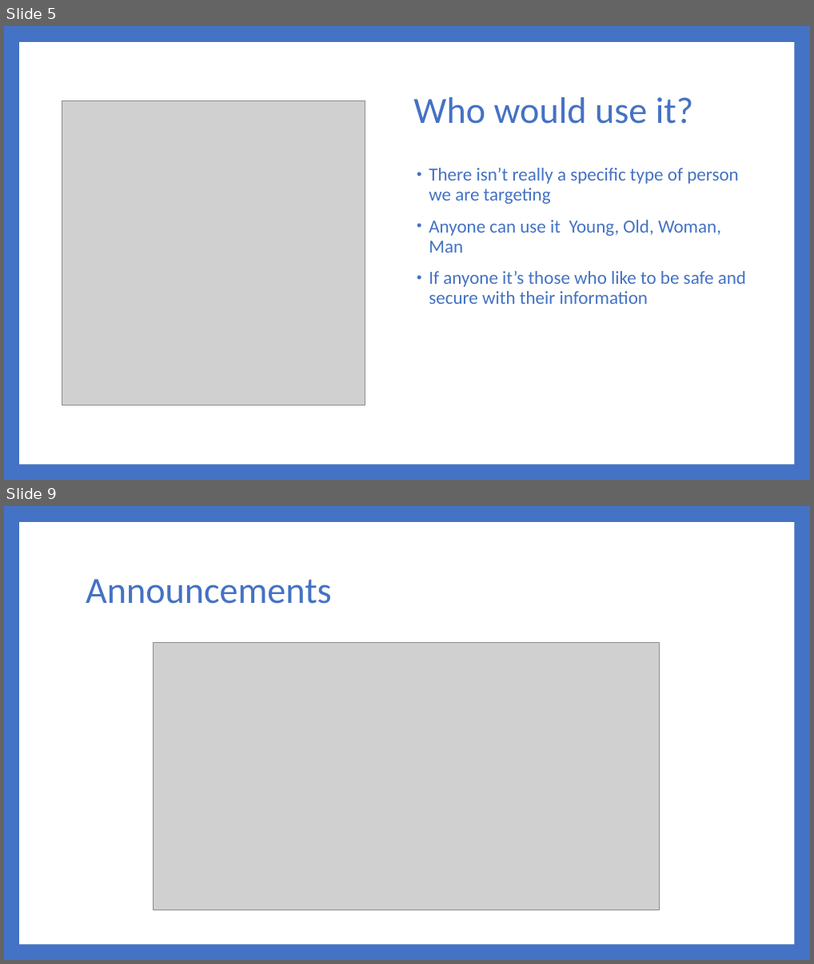
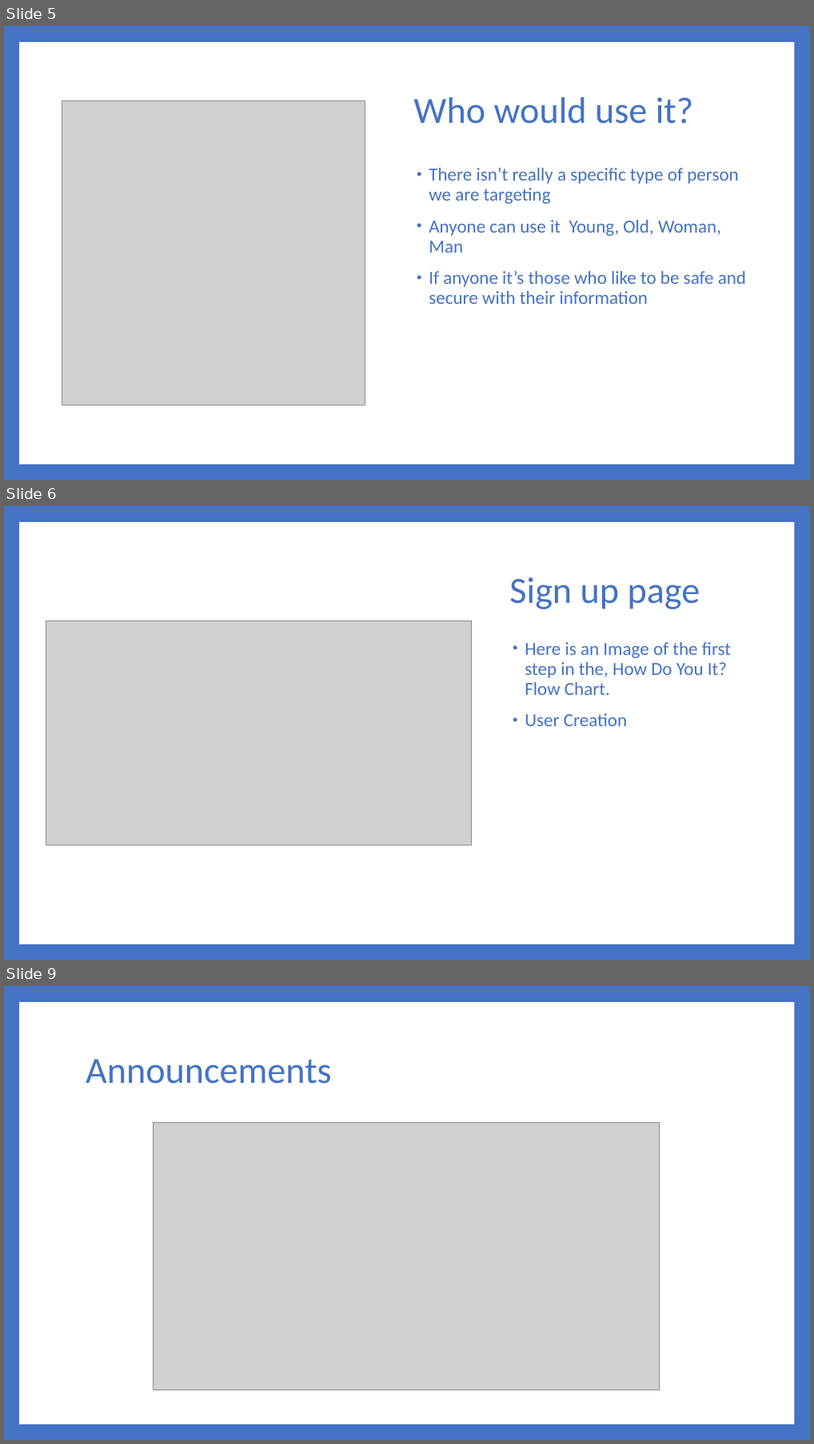
Before and after one commit to Dwaddle26/EncryptNotes, a slide deck: Phase 4 Documentation/Team_2_Presentation_4.pptx. Shown one above the other, each under a label of ours: slides 5 and 9 before the commit, slides 5, 6 and 9 after it; the slides between them are not shown. The pictures are 814x964 and 814x1444 pixels, drawn with LibreOffice and Linux fonts; fonts in the diff are those of the drawing; grey boxes stand for pictures. Boxes give left, top, right and bottom in pixels: in the first picture for what was removed or moved away, otherwise in the second. Text is boxed around its words. In the diff, an @@ line names an element or a change of style, - is before the commit and + after.

Commit message:
Small Update
Just added some text to make the screenshots slides somewhat more presentable. That's if we keeping them.

```diff
--- a/Phase 4 Documentation/Team_2_Presentation_4.pptx
+++ b/Phase 4 Documentation/Team_2_Presentation_4.pptx
@@ slide 6 added at (4,506,810,960), background #4472C4 @@
@@ rectangle added at (19,522,794,944), fill #FFFFFF @@
@@ title added at (510,577,701,609), 44 pt, text #4472C4 @@
+Sign up page
@@ picture added at (46,620,472,844) @@
@@ text added at (525,642,731,726), 22 pt, text #4472C4 @@
+• Here is an Image of the first step in the, How Do You It? Flow Chart.
+• User Creation
```
Also in this commit, not shown: 2 slides changed, 1 other slide added, 2 slides removed.
